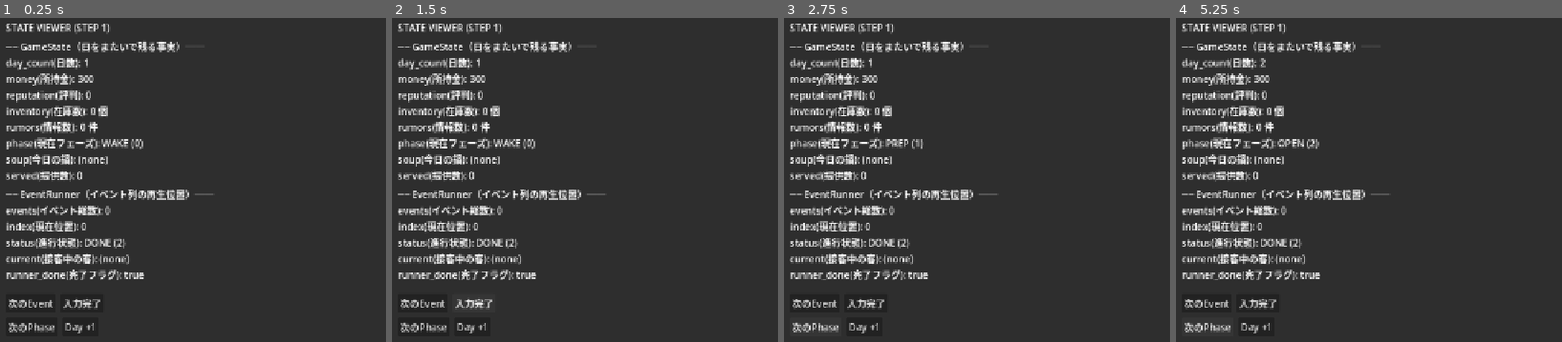
Above: before the commit, frames 1-4 (left to right).
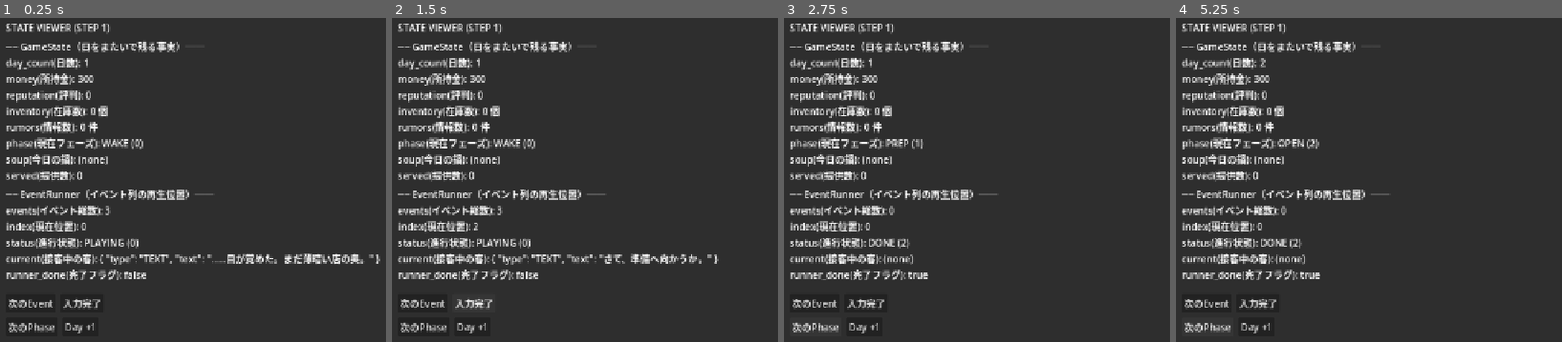
Above: after the commit, the same moments.

Repository: kimidorikame/Godot_Game01
Game: Godot game, scene res://scenes/debug_panel.tscn
Two runs of this game, one before a commit and one after it. Both use one fixed random seed, a clock stepped at 60 frames per second and the inputs below.
Inputs:
- Up to frame 1 (0.25 s): no input
- Up to frame 2 (1.5 s): click "次のEvent" at 0.5 s; click "入力完了" at 1.25 s
- Up to frame 3 (2.75 s): click "次のPhase" at 2 s
- Up to frame 4 (5.25 s): click "Day +1" at 2.75 s; click "次のEvent" at 3.5 s; click "入力完了" at 4.25 s; click "次のPhase" at 5 s

The runs differ from the first frame. In frame 1, 1.5% of the frame differs, in the area x 22-99%, y 58-81%; in frame 2, 1.2%; in frame 3, less than 0.1%; in frame 4, less than 0.1%.

Commit message:
STEP 3: WAKE の Event 列（wake_events / _set_runner_for_phase）

Diff:
--- /dev/null
+++ b/scripts/day1_events.gd
@@ -0,0 +1,16 @@
+extends RefCounted
+class_name Day1Events
+## Day1 の Event 列（データのみ）。DESIGN.md 9章 STEP 3。
+##
+## 「シナリオデータと処理を分離する」方針（DESIGN.md 確定事項）に従い、
+## Event の中身はここに置く。処理（表示・入力待ち解除など）は
+## EventRunner / DebugPanel 側で行い、ここには書かない。
+##
+## STEP 3: WAKE のみ。PREP 以降はまだ作らない。
+
+static func wake_events() -> Array:
+	return [
+		{ "type": "TEXT", "text": "……目が覚めた。まだ薄暗い店の奥。" },
+		{ "type": EventRunner.TYPE_WAIT_INPUT, "text": "スマホを見る。" },
+		{ "type": "TEXT", "text": "さて、準備へ向かうか。" },
+	]
--- a/scripts/debug_panel.gd
+++ b/scripts/debug_panel.gd
@@ -15,8 +15,7 @@
 
 
 func _ready() -> void:
-	# STEP 1: runner の中身は空。フェーズ用の Event 列は STEP 3 以降で差す。
-	flow.set_runner([])
+	_set_runner_for_phase(GameState.phase)
 
 	# 以下は「どのボタン/シグナルが何を呼ぶか」の結線。処理内容は各ハンドラ側にある。
 	flow.phase_changed.connect(_on_phase_changed)      # フェーズが変わった → 表示を更新
@@ -36,10 +35,18 @@
 	_refresh()
 
 
-func _on_phase_changed(_phase: int) -> void:
-	# TODO(STEP 3/4): PREP 以降を実装する際、ここからフェーズに応じた Event 列の
-	#   差し替え（_set_runner_for_phase 相当）を呼ぶ予定。今は表示更新のみ。
+func _on_phase_changed(phase: int) -> void:
+	_set_runner_for_phase(phase)
 	_refresh()
+
+
+## フェーズごとの Event 列を runner に差し込む。
+## STEP 3: WAKE のみ Day1Events.wake_events()。それ以外は空（未実装のSTEP待ち）。
+func _set_runner_for_phase(phase: int) -> void:
+	var events: Array = []
+	if phase == GameState.Phase.WAKE:
+		events = Day1Events.wake_events()
+	flow.set_runner(events)
 
 
 func _on_runner_updated() -> void:
Not shown, added: scripts/day1_events.gd.uid
